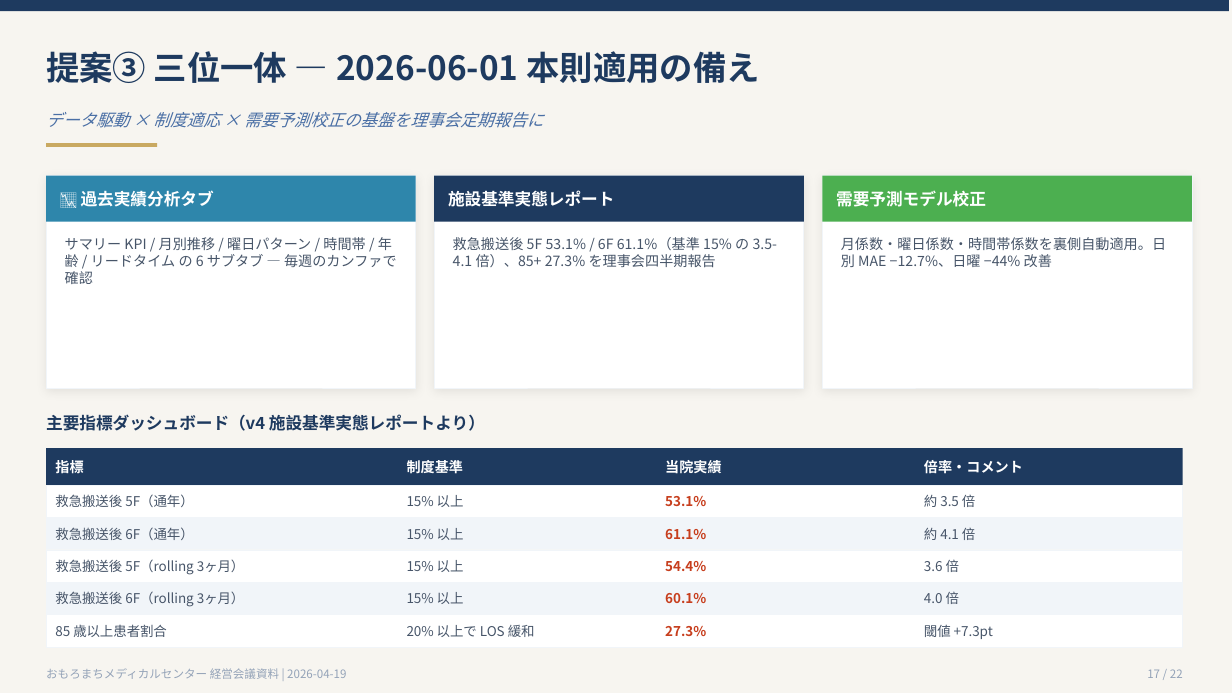
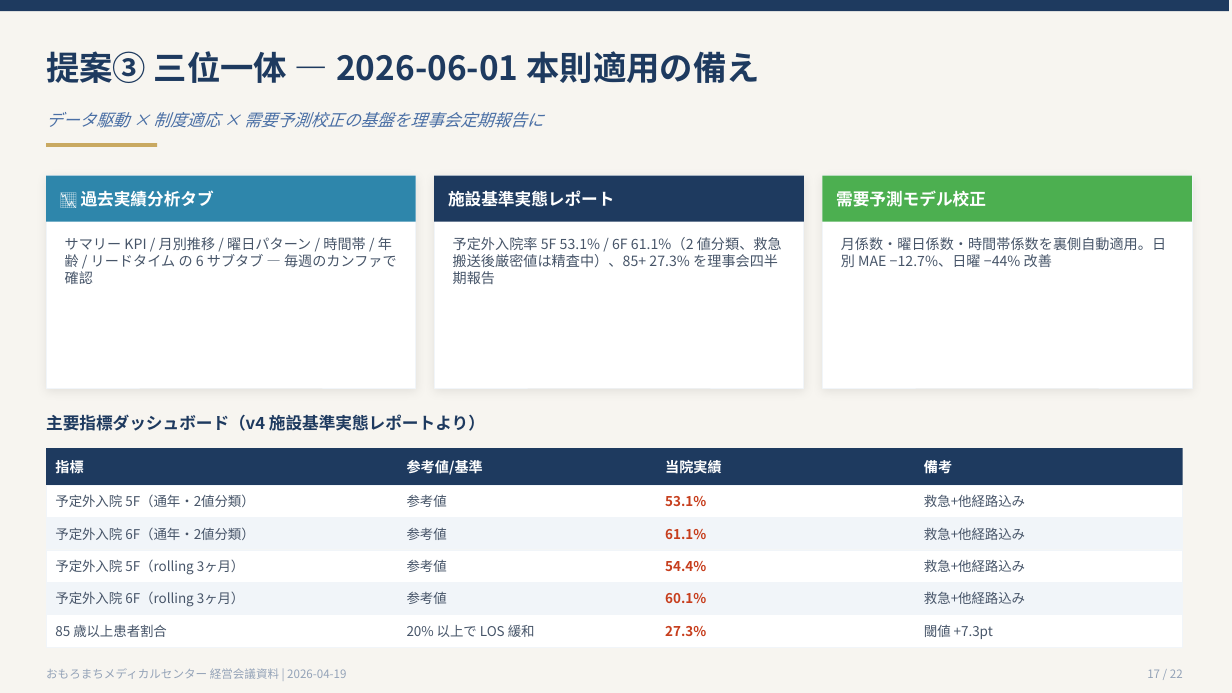
Before and after one commit to torukubota2023/bed-control-simulator, a slide deck: slide 17 of docs/admin/slides/weekend_holiday_kpi/weekend_holiday_kpi.pptx. Drawn at 1232x693 pixels with LibreOffice and Linux fonts; fonts in the diff are those of the drawing. Boxes give left, top, right and bottom in pixels: in the first picture for what was removed or moved away, otherwise in the second. Text is boxed around its words. In the diff, an @@ line names an element or a change of style, - is before the commit and + after.

```diff
--- a/docs/admin/slides/weekend_holiday_kpi/weekend_holiday_kpi.pptx
+++ b/docs/admin/slides/weekend_holiday_kpi/weekend_holiday_kpi.pptx
@@ text at (453,237,782,284): text changed @@
-救急搬送後 5F 53.1% / 6F 61.1%（基準 15% の 3.5-4.1 倍）、85+ 27.3% を理事会四半期報告
+予定外入院率 5F 53.1% / 6F 61.1%（2 値分類、救急搬送後厳密値は精査中）、85+ 27.3% を理事会四半期報告
@@ text at (407,460,483,475): text changed @@
-制度基準
+参考値/基準
@@ text at (924,458,952,476): text changed @@
-倍率・コメント
+備考
@@ text at (55,494,254,507): text changed @@
-救急搬送後 5F（通年）
+予定外入院 5F（通年・2値分類）
@@ text at (407,495,447,507): text changed @@
-15% 以上
+参考値
@@ text at (924,494,1025,507): text changed @@
-約 3.5 倍
+救急+他経路込み
@@ text at (55,527,254,540): text changed @@
-救急搬送後 6F（通年）
+予定外入院 6F（通年・2値分類）
@@ text at (407,528,447,540): text changed @@
-15% 以上
+参考値
@@ text at (924,528,1025,540): text changed @@
-約 4.1 倍
+救急+他経路込み
@@ text at (55,559,245,575): text changed @@
-救急搬送後 5F（rolling 3ヶ月）
+予定外入院 5F（rolling 3ヶ月）
@@ text at (407,560,447,572): text changed @@
-15% 以上
+参考値
@@ text at (924,559,1025,572): text changed @@
-3.6 倍
+救急+他経路込み
@@ text at (55,591,245,607): text changed @@
-救急搬送後 6F（rolling 3ヶ月）
+予定外入院 6F（rolling 3ヶ月）
@@ text at (407,592,447,604): text changed @@
-15% 以上
+参考値
@@ text at (924,592,1025,604): text changed @@
-4.0 倍
+救急+他経路込み
```
Also in this commit, not shown: 2 other slides changed, 4 other files.
